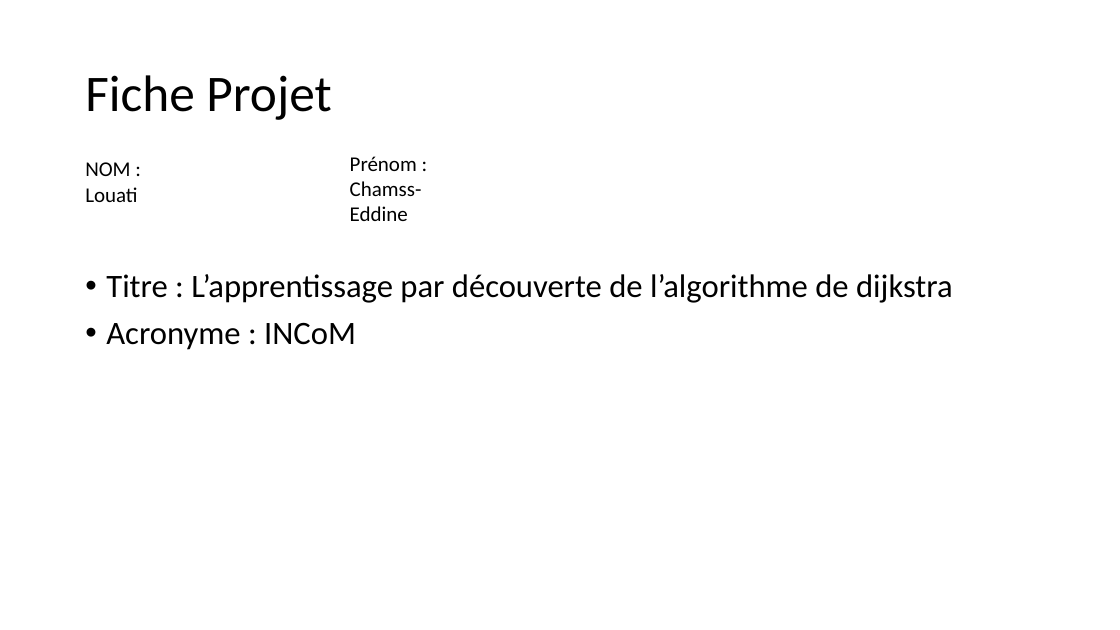
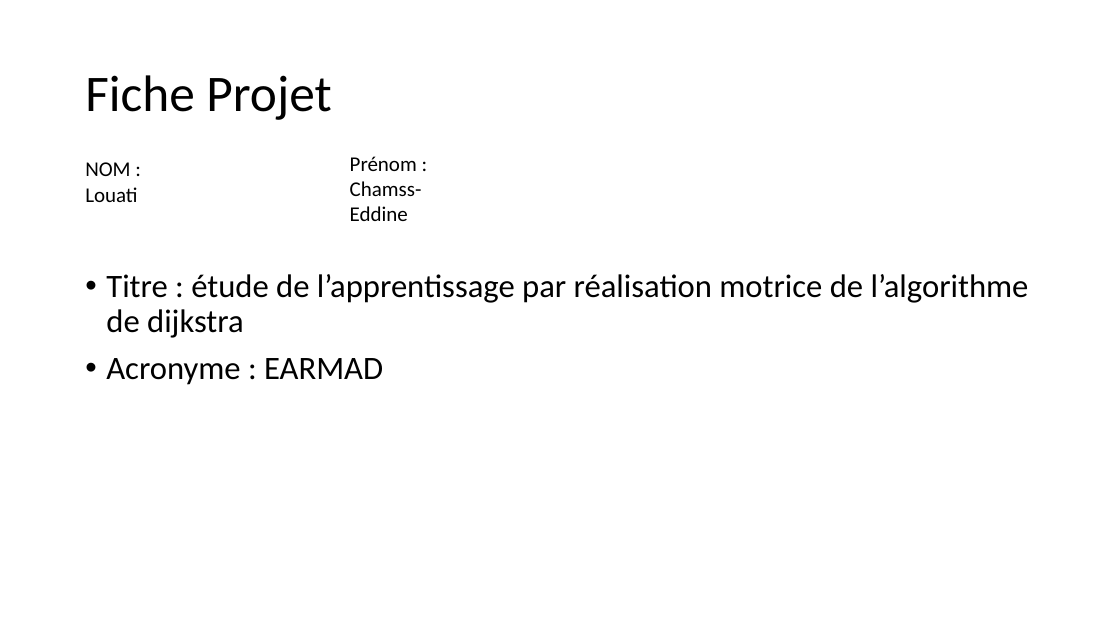
Before and after one commit to akhythmetic/INCoM, a slide deck: slide 1 of Fiche_Projet_TE625PS.pptx. Drawn at 1120x630 pixels with LibreOffice and Linux fonts; fonts in the diff are those of the drawing. Boxes give left, top, right and bottom in pixels: in the first picture for what was removed or moved away, otherwise in the second. Text is boxed around its words. In the diff, an @@ line names an element or a change of style, - is before the commit and + after.

```diff
--- a/Fiche_Projet_TE625PS.pptx
+++ b/Fiche_Projet_TE625PS.pptx
@@ text at bbox=[106, 274, 1029, 385]: text changed @@
-• Titre : L’apprentissage par découverte de l’algorithme de dijkstra
-• Acronyme : INCoM
+• Titre : étude de l’apprentissage par réalisation motrice de l’algorithme de dijkstra
+• Acronyme : EARMAD
```
Also in this commit, not shown: 2 other slides changed, 1 slide added, 1 other file.
